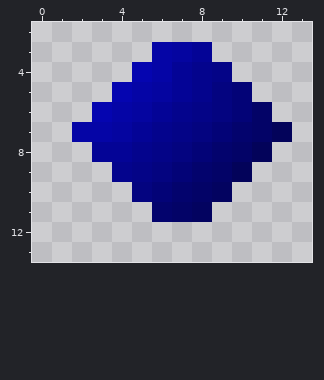
Pixel-art sprite -- gofun/data/default_cat.png. The first picture shows the starting point.
The file is 16x16 pixels. Colours within 5 levels of each other are drawn and written as one. Shown: x 0..13, y 2..13.
New version:
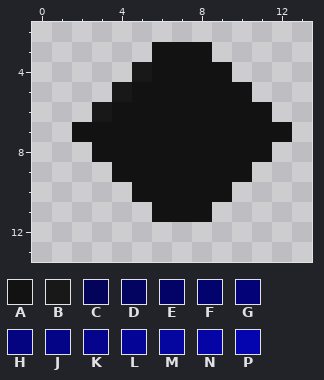
Palette (. is transparent): A #121212  B #181818  C #03035a  D #030360  E #030367  F #03036d  G #030377  H #040480  J #040487  K #04048d  L #040496  M #0505a0  N #0505a6  P #0505b0
Difference:
@@ x 0..13 @@
  2 ..............
- 3 ......NML.....
- 4 .....PNLKJ....
- 5 ....PNMLKHG...
- 6 ...PNMLKJHGE..
- 7 ..NNMLKJHGFEC.
- 8 ...LLKJHGFEC..
- 9 ....KJHGFEC...
-10 .....HGFED....
-11 ......FED.....
+ 3 ......AAA.....
+ 4 .....BAAAA....
+ 5 ....BAAAAAA...
+ 6 ...BAAAAAAAA..
+ 7 ..AAAAAAAAAAA.
+ 8 ...AAAAAAAAA..
+ 9 ....AAAAAAA...
+10 .....AAAAA....
+11 ......AAA.....
 12 ..............
Where, in picture pixels (left, top, right, bottom), the same in both pictures:
changed: (72, 42, 292, 222)
